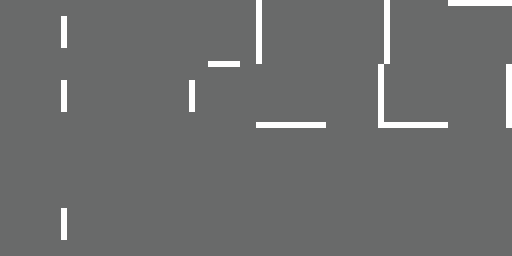
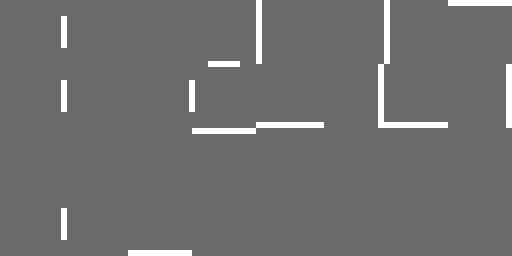
The second 512 × 256 image is a revision of the first. Changes to its layers:
painted on "Background" over [128, 122, 326, 256]
